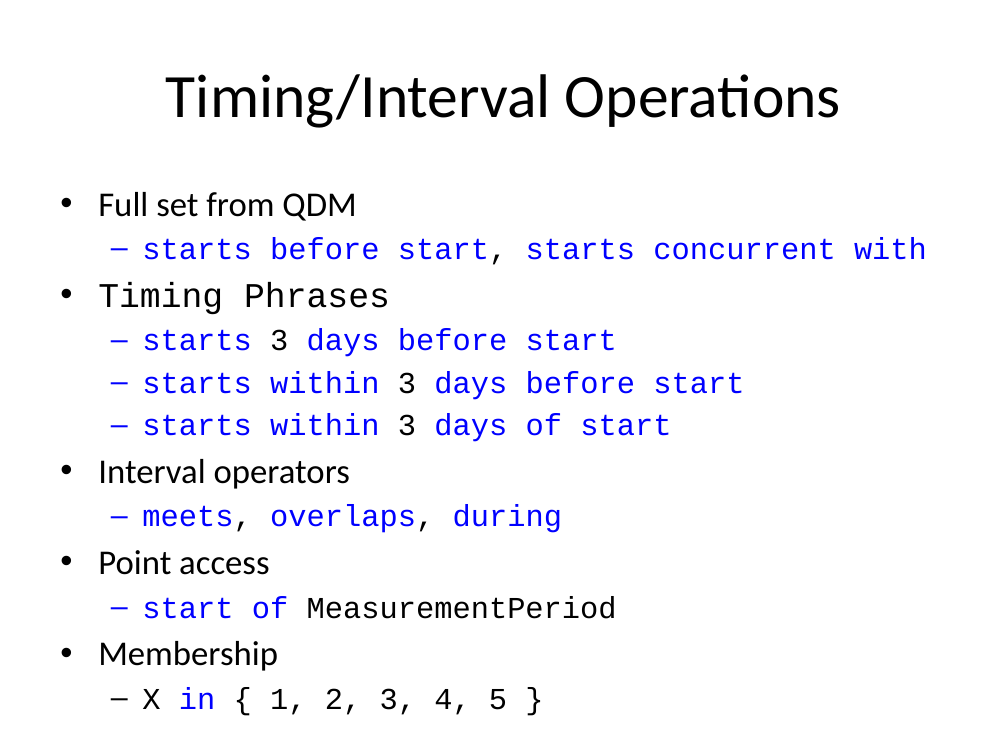
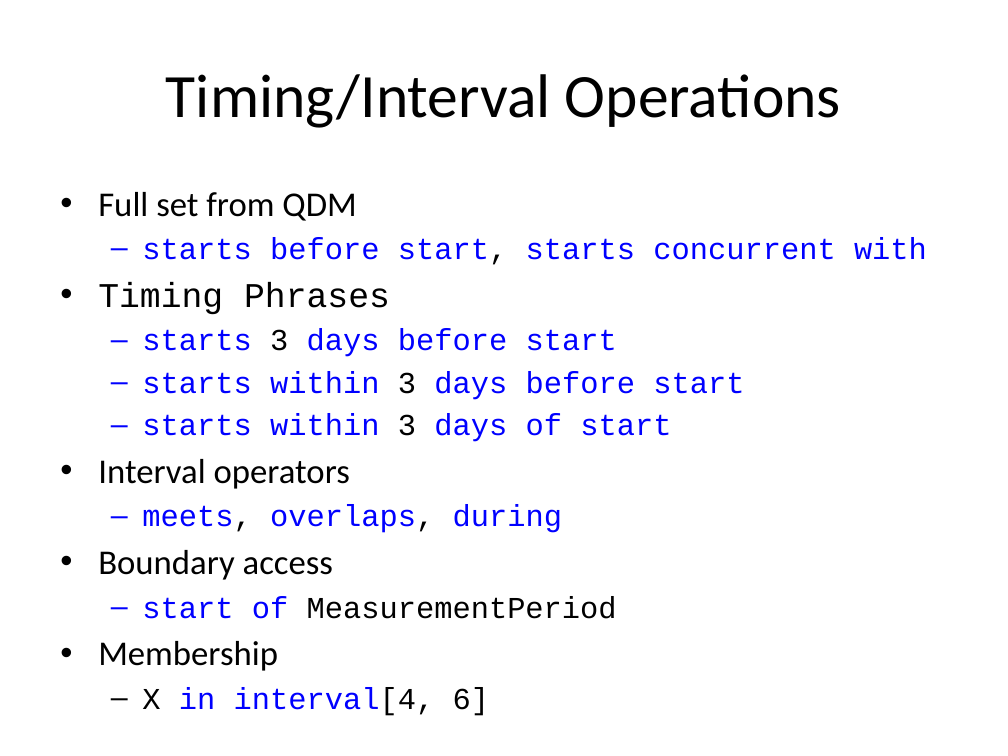
Before and after one commit to cqframework/OneModel, a slide deck: slide 11 of CQL/Documents/CQL_Technical_Introduction_20140604.pptx. Drawn at 1008x756 pixels with LibreOffice and Linux fonts; fonts in the diff are those of the drawing. Boxes give left, top, right and bottom in pixels: in the first picture for what was removed or moved away, otherwise in the second. Text is boxed around its words. In the diff, an @@ line names an element or a change of style, - is before the commit and + after.

```diff
--- a/CQL/Documents/CQL_Technical_Introduction_20140604.pptx
+++ b/CQL/Documents/CQL_Technical_Introduction_20140604.pptx
@@ text at [98, 550, 333, 580]: text changed @@
-• Point access
+• Boundary access
@@ text at [142, 687, 489, 716]: text changed; text colour #000000 to #0000FF @@
-  – X in { 1, 2, 3, 4, 5 }
+  – X in interval[4, 6]
```
Also in this commit, not shown: 17 other slides changed, 6 slides added, 2 slides removed, 17 other files.
